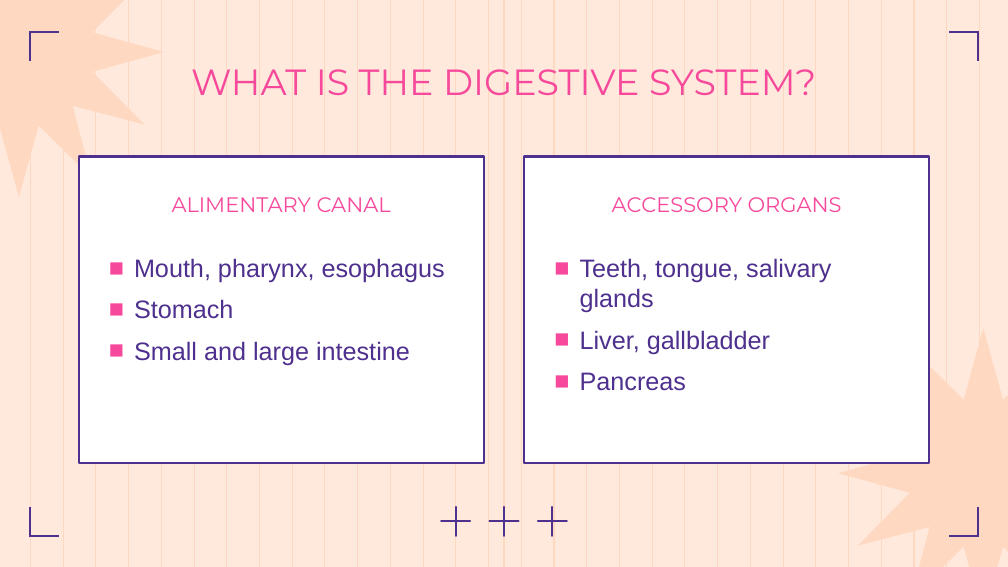
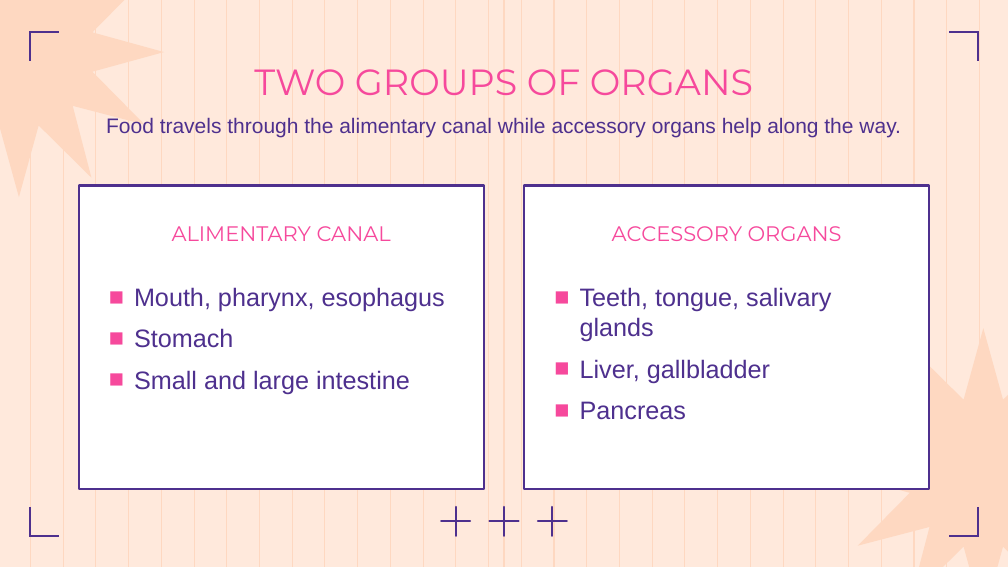
Before and after one commit to Ezkiel2004/Anthropotomy, a slide deck: slide 7 of docs/body-systems/digestive-system.pptx (slide 5 before the commit). Drawn at 1008x567 pixels with LibreOffice and Linux fonts; fonts in the diff are those of the drawing. Boxes give left, top, right and bottom in pixels: in the first picture for what was removed or moved away, otherwise in the second. Text is boxed around its words. In the diff, an @@ line names an element or a change of style, - is before the commit and + after.

```diff
--- a/docs/body-systems/digestive-system.pptx
+++ b/docs/body-systems/digestive-system.pptx
@@ title at bbox=[254, 69, 753, 95]: text changed @@
-WHAT IS THE DIGESTIVE SYSTEM?
+TWO GROUPS OF ORGANS
@@ text added at bbox=[106, 117, 901, 138], 15 pt, text #4E308E @@
+Food travels through the alimentary canal while accessory organs help along the way.
@@ 4 texts, 2 rectangles: place and size @@
-4 texts, 2 rectangles at bbox=[79, 156, 929, 463]
+4 texts, 2 rectangles at bbox=[79, 185, 929, 489]
```
Also in this commit, not shown: 5 other slides changed, 2 slides added, 10 other files.
